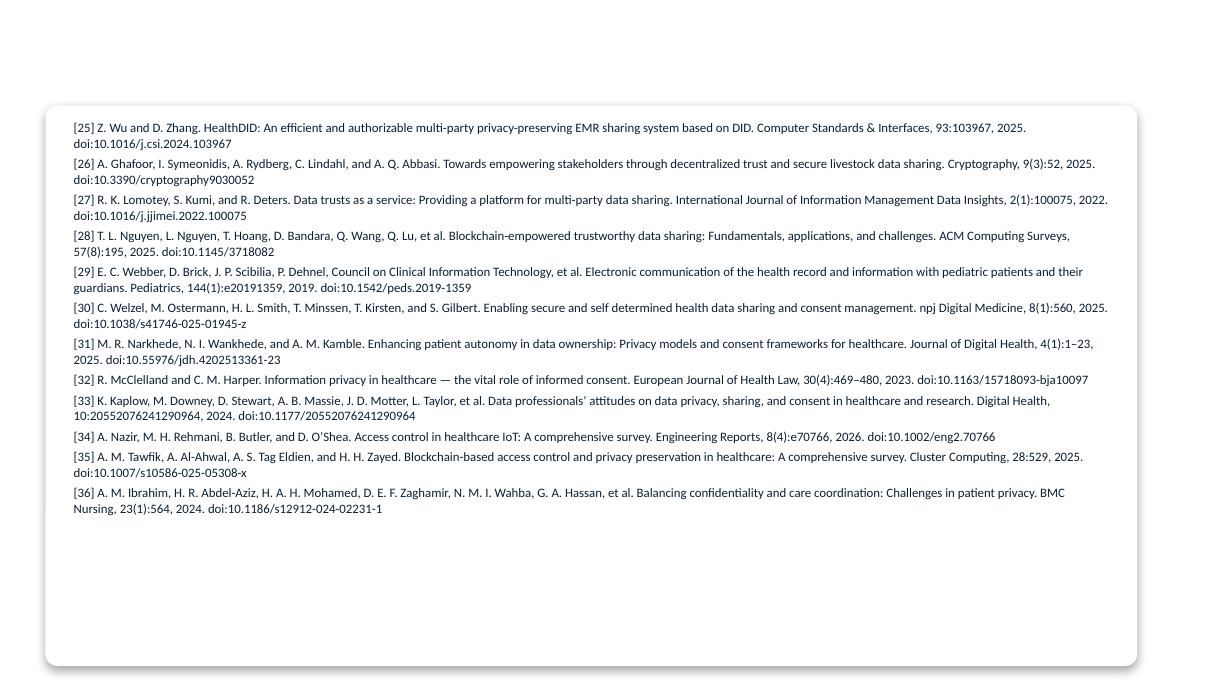
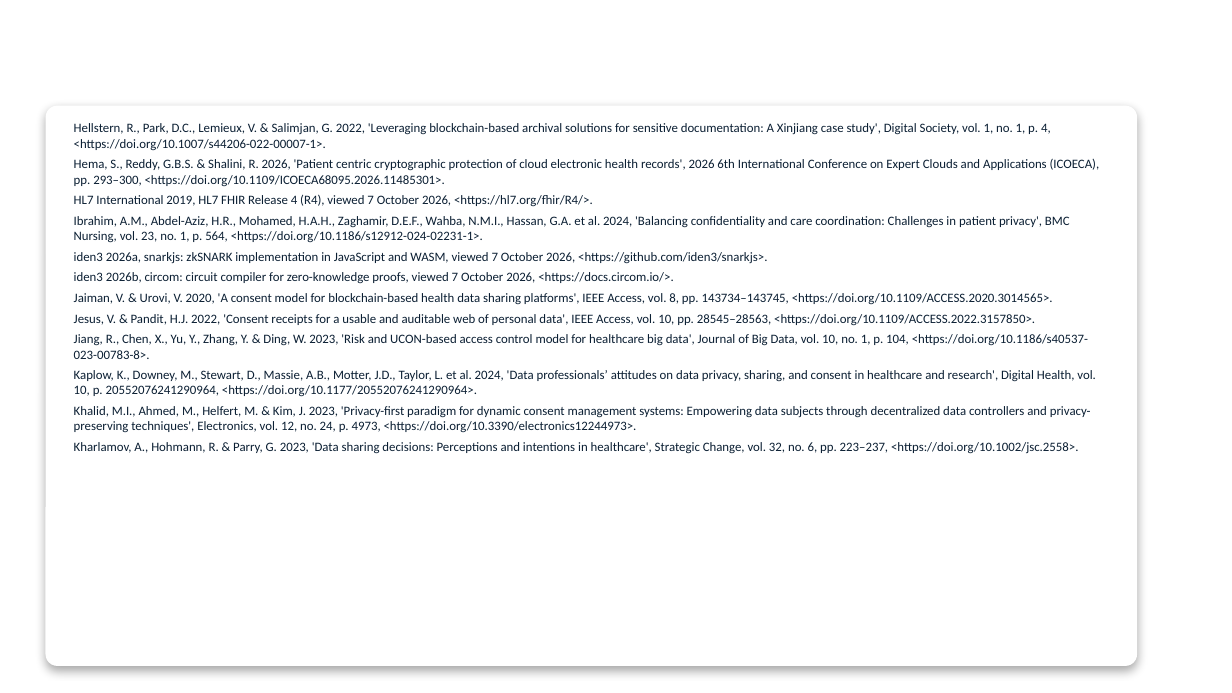
Before and after one commit to yasir12345678900/HealthRWA-Sepolia-Personal-try, a slide deck: slide 42 of docs/Yasir_Candidature_Reassessment_Slides_Simple.pptx. Drawn at 1232x693 pixels with LibreOffice and Linux fonts; fonts in the diff are those of the drawing; background and template pictures are left out. Boxes give left, top, right and bottom in pixels: in the first picture for what was removed or moved away, otherwise in the second. Text is boxed around its words. In the diff, an @@ line names an element or a change of style, - is before the commit and + after.

```diff
--- a/docs/Yasir_Candidature_Reassessment_Slides_Simple.pptx
+++ b/docs/Yasir_Candidature_Reassessment_Slides_Simple.pptx
@@ text at (x1=74, y1=123, x2=1100, y2=454): text changed @@
-[25] Z. Wu and D. Zhang. HealthDID: An efficient and authorizable multi-party privacy-preserving EMR sharing system based on DID. Computer Standards & Interfaces, 93:103967, 2025. doi:10.1016/j.csi.2024.103967
-[26] A. Ghafoor, I. Symeonidis, A. Rydberg, C. Lindahl, and A. Q. Abbasi. Towards empowering stakeholders through decentralized trust and secure livestock data sharing. Cryptography, 9(3):52, 2025. doi:10.3390/cryptography9030052
-[27] R. K. Lomotey, S. Kumi, and R. Deters. Data trusts as a service: Providing a platform for multi-party data sharing. International Journal of Information Management Data Insights, 2(1):100075, 2022. doi:10.1016/j.jjimei.2022.100075
-[28] T. L. Nguyen, L. Nguyen, T. Hoang, D. Bandara, Q. Wang, Q. Lu, et al. Blockchain-empowered trustworthy data sharing: Fundamentals, applications, and challenges. ACM Computing Surveys, 57(8):195, 2025. doi:10.1145/3718082
-[29] E. C. Webber, D. Brick, J. P. Scibilia, P. Dehnel, Council on Clinical Information Technology, et al. Electronic communication of the health record and information with pediatric patients and their guardians. Pediatrics, 144(1):e20191359, 2019. doi:10.1542/peds.2019-1359
-[30] C. Welzel, M. Ostermann, H. L. Smith, T. Minssen, T. Kirsten, and S. Gilbert. Enabling secure and self determined health data sharing and consent management. npj Digital Medicine, 8(1):560, 2025. doi:10.1038/s41746-025-01945-z
-[31] M. R. Narkhede, N. I. Wankhede, and A. M. Kamble. Enhancing patient autonomy in data ownership: Privacy models and consent frameworks for healthcare. Journal of Digital Health, 4(1):1–23, 2025. doi:10.55976/jdh.4202513361-23
-[32] R. McClelland and C. M. Harper. Information privacy in healthcare — the vital role of informed consent. European Journal of Health Law, 30(4):469–480, 2023. doi:10.1163/15718093-bja10097
-[33] K. Kaplow, M. Downey, D. Stewart, A. B. Massie, J. D. Motter, L. Taylor, et al. Data professionals’ attitudes on data privacy, sharing, and consent in healthcare and research. Digital Health, 10:20552076241290964, 2024. doi:10.1177/20552076241290964
-[34] A. Nazir, M. H. Rehmani, B. Butler, and D. O’Shea. Access control in healthcare IoT: A comprehensive survey. Engineering Reports, 8(4):e70766, 2026. doi:10.1002/eng2.70766
-[35] A. M. Tawfik, A. Al-Ahwal, A. S. Tag Eldien, and H. H. Zayed. Blockchain-based access control and privacy preservation in healthcare: A comprehensive survey. Cluster Computing, 28:529, 2025. doi:10.1007/s10586-025-05308-x
-[36] A. M. Ibrahim, H. R. Abdel-Aziz, H. A. H. Mohamed, D. E. F. Zaghamir, N. M. I. Wahba, G. A. Hassan, et al. Balancing confidentiality and care coordination: Challenges in patient privacy. BMC Nursing, 23(1):564, 2024. doi:10.1186/s12912-024-02231-1
+Hellstern, R., Park, D.C., Lemieux, V. & Salimjan, G. 2022, 'Leveraging blockchain-based archival solutions for sensitive documentation: A Xinjiang case study', Digital Society, vol. 1, no. 1, p. 4, <https://doi.org/10.1007/s44206-022-00007-1>.
+Hema, S., Reddy, G.B.S. & Shalini, R. 2026, 'Patient centric cryptographic protection of cloud electronic health records', 2026 6th International Conference on Expert Clouds and Applications (ICOECA), pp. 293–300, <https://doi.org/10.1109/ICOECA68095.2026.11485301>.
+HL7 International 2019, HL7 FHIR Release 4 (R4), viewed 7 October 2026, <https://hl7.org/fhir/R4/>.
+Ibrahim, A.M., Abdel-Aziz, H.R., Mohamed, H.A.H., Zaghamir, D.E.F., Wahba, N.M.I., Hassan, G.A. et al. 2024, 'Balancing confidentiality and care coordination: Challenges in patient privacy', BMC Nursing, vol. 23, no. 1, p. 564, <https://doi.org/10.1186/s12912-024-02231-1>.
+iden3 2026a, snarkjs: zkSNARK implementation in JavaScript and WASM, viewed 7 October 2026, <https://github.com/iden3/snarkjs>.
+iden3 2026b, circom: circuit compiler for zero-knowledge proofs, viewed 7 October 2026, <https://docs.circom.io/>.
+Jaiman, V. & Urovi, V. 2020, 'A consent model for blockchain-based health data sharing platforms', IEEE Access, vol. 8, pp. 143734–143745, <https://doi.org/10.1109/ACCESS.2020.3014565>.
+Jesus, V. & Pandit, H.J. 2022, 'Consent receipts for a usable and auditable web of personal data', IEEE Access, vol. 10, pp. 28545–28563, <https://doi.org/10.1109/ACCESS.2022.3157850>.
+Jiang, R., Chen, X., Yu, Y., Zhang, Y. & Ding, W. 2023, 'Risk and UCON-based access control model for healthcare big data', Journal of Big Data, vol. 10, no. 1, p. 104, <https://doi.org/10.1186/s40537-023-00783-8>.
+Kaplow, K., Downey, M., Stewart, D., Massie, A.B., Motter, J.D., Taylor, L. et al. 2024, 'Data professionals’ attitudes on data privacy, sharing, and consent in healthcare and research', Digital Health, vol. 10, p. 20552076241290964, <https://doi.org/10.1177/20552076241290964>.
+Khalid, M.I., Ahmed, M., Helfert, M. & Kim, J. 2023, 'Privacy-first paradigm for dynamic consent management systems: Empowering data subjects through decentralized data controllers and privacy-preserving techniques', Electronics, vol. 12, no. 24, p. 4973, <https://doi.org/10.3390/electronics12244973>.
+Kharlamov, A., Hohmann, R. & Parry, G. 2023, 'Data sharing decisions: Perceptions and intentions in healthcare', Strategic Change, vol. 32, no. 6, pp. 223–237, <https://doi.org/10.1002/jsc.2558>.
```
Also in this commit, not shown: 5 other slides changed, 1 slide added, 15 other files.
